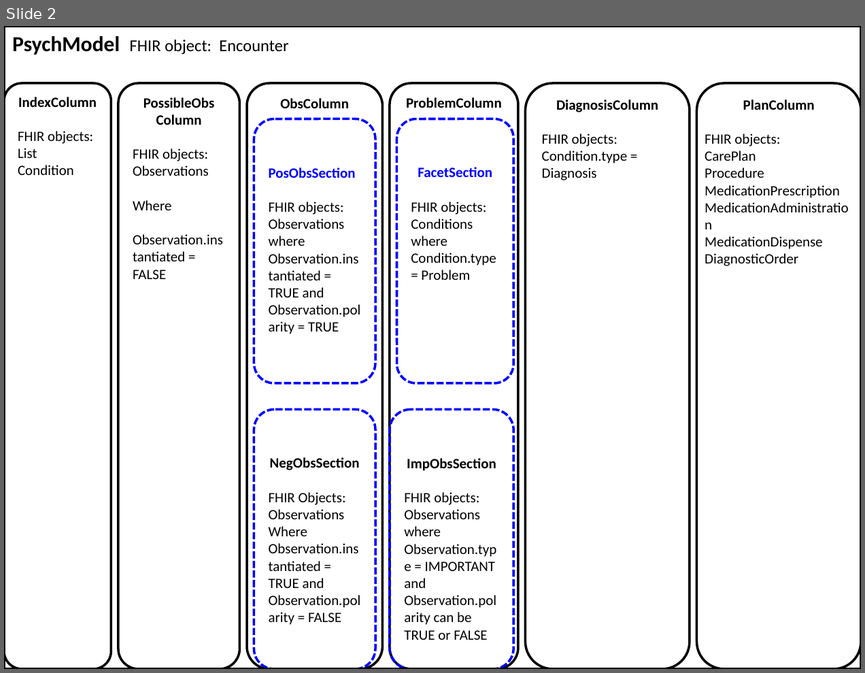
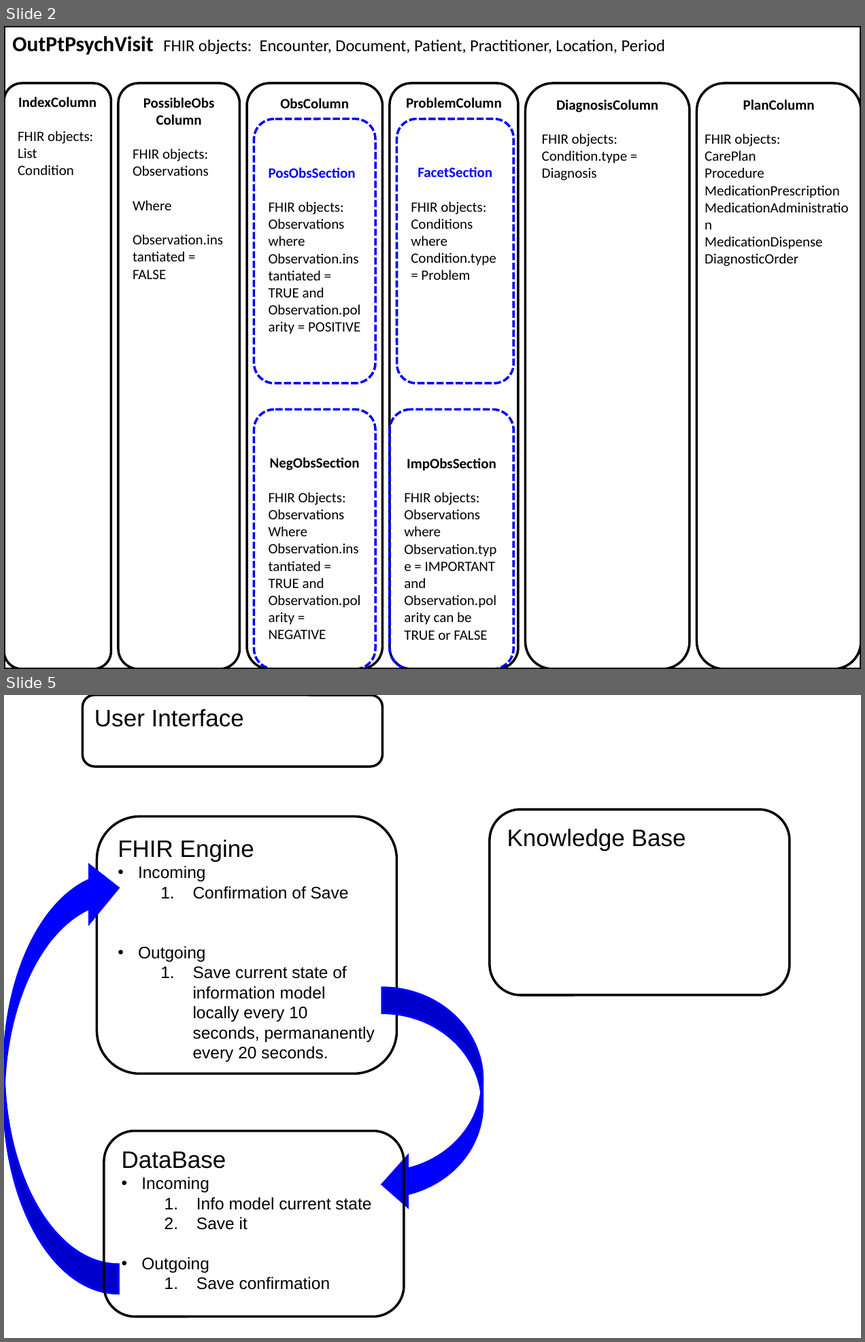
Before and after one commit to gitml/EHR-UI, a slide deck: Information Model Layout.ppt. Shown one above the other, each under a label of ours: slide 2 before the commit, slides 2 and 5 after it; the slides between them are not shown. The pictures are 865x673 and 865x1342 pixels, drawn with LibreOffice and Linux fonts; fonts in the diff are those of the drawing. Boxes give left, top, right and bottom in pixels: in the first picture for what was removed or moved away, otherwise in the second. Text is boxed around its words. In the diff, an @@ line names an element or a change of style, - is before the commit and + after.

```diff
--- a/Information Model Layout.ppt
+++ b/Information Model Layout.ppt
@@ slide 5 added at bbox=[4, 695, 861, 1338], background #FFFFFF @@
@@ rounded rectangle added at bbox=[83, 695, 383, 766], outline #000000 2.01 pt, 20 pt, text #000000 @@
+User Interface
@@ rounded rectangle added at bbox=[96, 817, 396, 1074], outline #000000 2.01 pt, 14 pt, text #000000 @@
+FHIR Engine
+• Incoming
+  1. Confirmation of Save
+• Outgoing
+  1. Save current state of information model locally every 10 seconds, permananently every 20 seconds.
@@ rounded rectangle added at bbox=[490, 809, 789, 995], outline #000000 2.01 pt, 20 pt, text #000000 @@
+Knowledge Base
@@ freeform shape added at bbox=[4, 860, 118, 1293], fill #0000FF, outline #0000FF 2.01 pt @@
@@ freeform shape added at bbox=[383, 988, 483, 1209], fill #0000FF, outline #0000FF 2.01 pt @@
@@ rounded rectangle added at bbox=[104, 1130, 404, 1317], outline #000000 2.01 pt, 14 pt, text #000000 @@
+DataBase
+• Incoming
+  1. Info model current state
+  2. Save it
+• Outgoing
+  1. Save confirmation
@@ slide 2 changed as well @@
@@ text in rectangle at bbox=[12, 36, 665, 55]: text changed @@
-PsychModel FHIR object: Encounter
+OutPtPsychVisit FHIR objects: Encounter, Document, Patient, Practitioner, Location, Period
@@ text in freeform shape at bbox=[269, 253, 361, 331]: text changed @@
-Observation.instantiated = TRUE and Observation.polarity = TRUE
+Observation.instantiated = TRUE and Observation.polarity = POSITIVE
@@ text in freeform shape at bbox=[269, 543, 361, 639]: text changed @@
-Observation.instantiated = TRUE and Observation.polarity = FALSE
+Observation.instantiated = TRUE and Observation.polarity = NEGATIVE
```
Also in this commit, not shown: 1 other slide changed, 2 other slides added, 5 other files.
